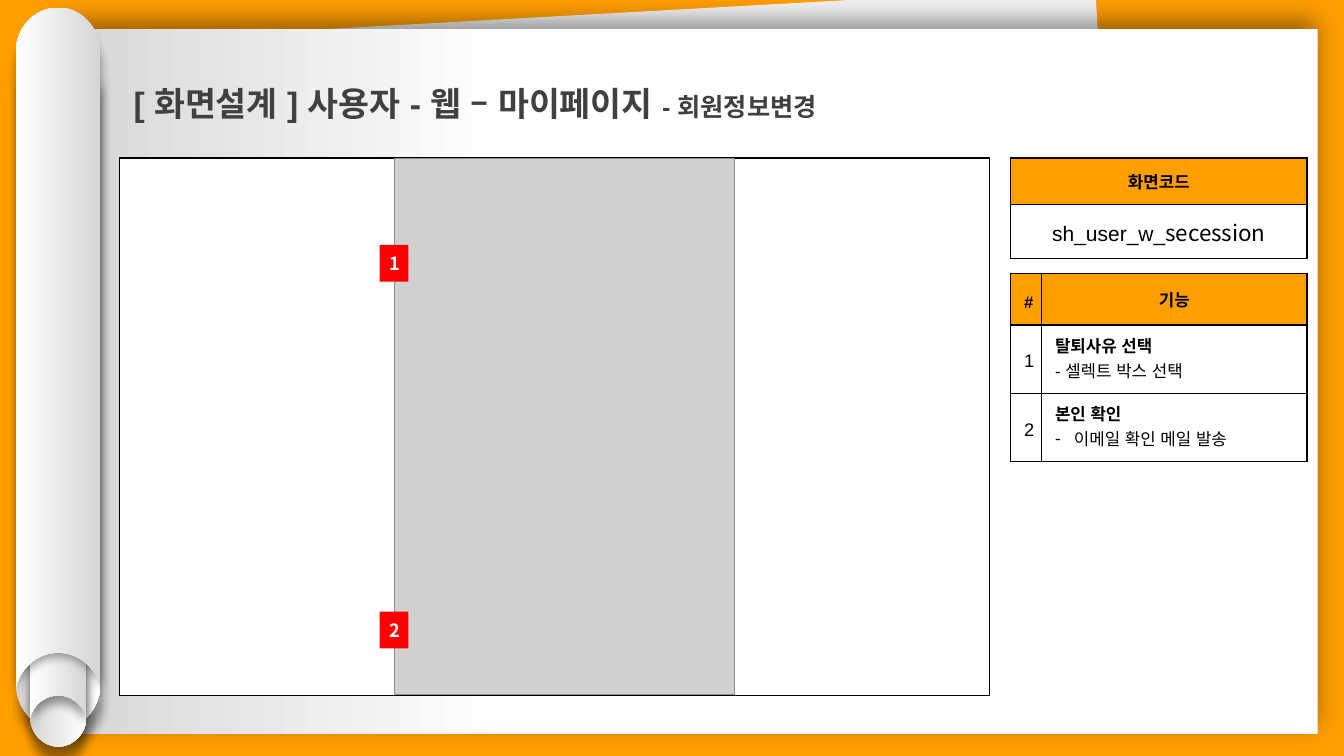
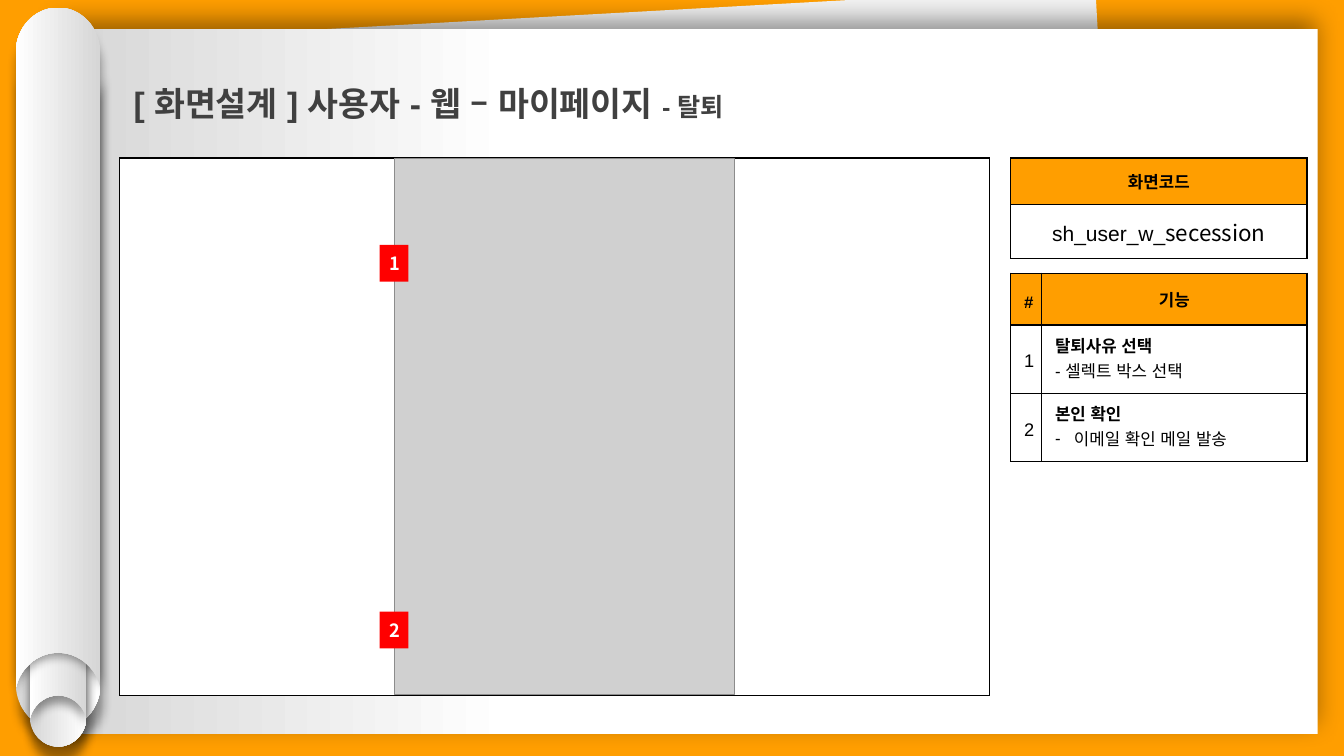
Before and after one commit to hhsw07/ezen-academy-projects, a slide deck: slide 6 of 0 발표용 파워포인트/project06 - 파워포인트 종합 - 서희.pptx. Drawn at 1344x756 pixels with LibreOffice and Linux fonts; fonts in the diff are those of the drawing; grey boxes stand for pictures. Boxes give left, top, right and bottom in pixels: in the first picture for what was removed or moved away, otherwise in the second. Text is boxed around its words. In the diff, an @@ line names an element or a change of style, - is before the commit and + after.

```diff
--- a/0 발표용 파워포인트/project06 - 파워포인트 종합 - 서희.pptx
+++ b/0 발표용 파워포인트/project06 - 파워포인트 종합 - 서희.pptx
@@ text at [154, 88, 724, 119]: text changed @@
-[ 화면설계 ] 사용자 - 웹 – 마이페이지 - 회원정보변경
+[ 화면설계 ] 사용자 - 웹 – 마이페이지 - 탈퇴
```
